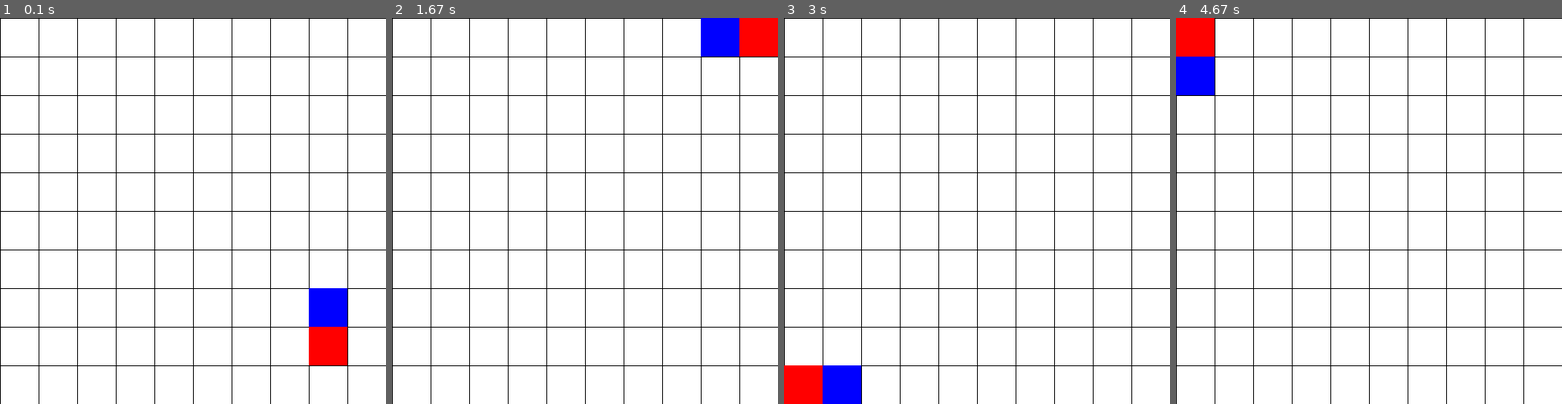
Above: before the commit, frames 1-4 (left to right).
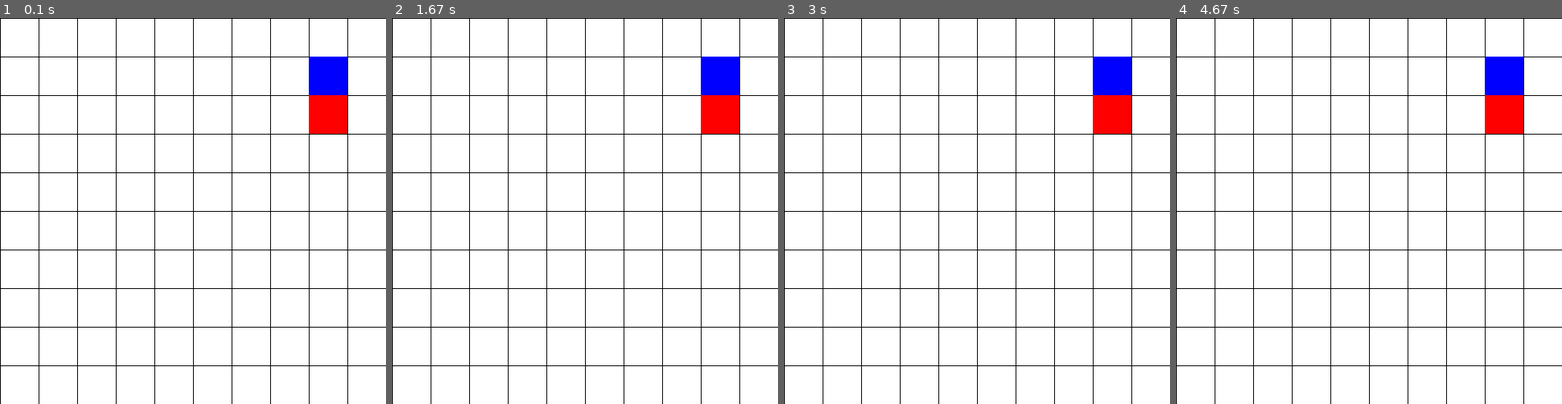
Above: after the commit, the same moments.

Repository: kobili/pygame-snake
Game: pygame game, started from main.py
Same seed, same stepped clock (60 frames per second), same inputs: the game is played once before the commit and once after it.
Inputs:
- Up to frame 1 (0.1 s): no input
- Up to frame 2 (1.67 s): tap A at 0.33 s; hold W 0.67-1.13 s; hold Right 0.67-1.13 s; hold Right 1.17-1.63 s
- Up to frame 3 (3 s): tap S at 2.5 s; hold Left from 2.83 s (still down)
- Up to frame 4 (4.67 s): release Left at 3.37 s; tap D at 3.73 s; hold Left 4.07-4.47 s; hold Up from 4.5 s (still down)

The runs differ from the first frame. In frame 1, 4.0% of the frame differs, in the area x 80-90%, y 10-90%; in frame 2, 4.0%; in frame 3, 4.0%; in frame 4, 4.0%.

Commit message:
Redo snake classes

Diff:
--- a/main.py
+++ b/main.py
@@ -19,7 +19,7 @@
 
 SNAKE_START = (WINDOW_WIDTH - 2 * GRID_SQUARE_SIZE, 2 * GRID_SQUARE_SIZE)
 
-snake_object = snake.Snake(SNAKE_START[0], SNAKE_START[1], GRID_SQUARE_SIZE, snake.Direction.DOWN, WINDOW_WIDTH - GRID_SQUARE_SIZE, WINDOW_HEIGHT - GRID_SQUARE_SIZE)
+snake_object = snake.Snake(SNAKE_START[0], SNAKE_START[1], snake.Direction.DOWN, WINDOW_WIDTH - GRID_SQUARE_SIZE, WINDOW_HEIGHT - GRID_SQUARE_SIZE, GRID_SQUARE_SIZE)
 
 WINDOW = pygame.display.set_mode((WINDOW_WIDTH, WINDOW_HEIGHT))
 pygame.display.set_caption('My Game!')
@@ -39,7 +39,7 @@
         # Processing: Section will be built later
         pressed = pygame.key.get_pressed()
 
-        snake_object.update(pressed)
+        # snake_object.update(pressed)
 
         # Render elements of the game
         WINDOW.fill(BACKGROUND)
--- a/snake.py
+++ b/snake.py
@@ -1,102 +1,48 @@
 from __future__ import annotations
+from enum import Enum
 import pygame
-from pygame.locals import *
-from enum import Enum
 
-Direction = Enum('Direction', ['UP', 'DOWN', 'RIGHT', 'LEFT'])
+Direction = Enum('Direction', ['UP', 'DOWN', 'LEFT', 'RIGHT'])
 
 HEAD_COLOUR = (255, 0, 0)
-BODY_COLOUR = (0, 0, 255)
+TAIL_COLOUR = (0, 0, 255)
+
+class Snake:
+    def __init__(self, start_x: int, start_y: int, direction: Direction, max_x: int, max_y: int, segment_size: int):
+        self.direction = direction
+        self.max_x = max_x
+        self.max_y = max_y
+        self.segment_size = segment_size
+
+        self.head = SnakeSegment(start_x, start_y, None, None)
+        self.tail = SnakeSegment(start_x, start_y - segment_size, self.head, None)
+        self.head.next = self.tail
+
+    def render(self, WINDOW: pygame.Surface):
+        current_segment = self.head
+        isHead = True
+        while not current_segment is None:
+            colour = TAIL_COLOUR
+
+            if isHead:
+                colour = HEAD_COLOUR
+                isHead = False
+
+            current_segment.render(WINDOW, colour, self.segment_size)
+            current_segment = current_segment.next
+
 
 class SnakeSegment:
-    def __init__(self, x: int, y: int, segment_size: int, colour: tuple, direction: Direction, prev: SnakeSegment | None, next: SnakeSegment | None):
+    def __init__(self, x: int, y: int, prev: SnakeSegment | None, next: SnakeSegment | None):
         self.x = x
         self.y = y
-        self.segment_size = segment_size
-        self.colour = colour
-        self.direction = direction
+        self.last_x = x
+        self.last_y = y
+
         self.prev = prev
         self.next = next
 
-    def update(self, direction: Direction, max_x: int, max_y: int):
-        self.direction = direction
+    def render(self, WINDOW: pygame.Surface, colour: tuple, segment_size: int):
+        square = pygame.Rect(self.x, self.y, segment_size, segment_size)
 
-        new_x = self.x
-        new_y = self.y
-
-        if direction == Direction.UP:
-            new_y = clamp(self.y - self.segment_size, 0, max_y)
-        elif direction == Direction.DOWN:
-            new_y = clamp(self.y + self.segment_size, 0, max_y)
-        elif direction == Direction.RIGHT:
-            new_x = clamp(self.x + self.segment_size, 0, max_x)
-        elif direction == Direction.LEFT:
-            new_x = clamp(self.x - self.segment_size, 0, max_x)
-
-        if (not self.prev is None):
-            if (new_x == self.prev.x and new_y == self.prev.y):
-                # do nothing so segments don't overlap
-                return
-
-        self.x = new_x
-        self.y = new_y
-
-
-    def render(self, WINDOW):
-        rectangle = pygame.Rect(self.x, self.y, self.segment_size, self.segment_size)
-        pygame.draw.rect(WINDOW, self.colour, rectangle)
-
-class Snake:
-    def __init__(self, head_x: int, head_y: int, segment_size: int, head_direction: Direction, max_x: int, max_y: int):
-        self.head_x = head_x
-        self.head_y = head_y
-        self.head_direction = head_direction
-        self.segment_size = segment_size
-
-        self.max_x = max_x
-        self.max_y = max_y
-
-        # initialize head segment and one body segment
-        self.head_segment = SnakeSegment(head_x, head_y, segment_size, HEAD_COLOUR, Direction.DOWN, None, None)
-        self.tail_segment = SnakeSegment(head_x, head_y - segment_size, segment_size, BODY_COLOUR, Direction.DOWN, self.head_segment, None)
-        self.head_segment.next = self.tail_segment
-
-
-    def update(self, pressed):
-        previous_segment_direction = self.head_direction
-        # update direction based on user input
-        if (pressed[K_RIGHT] or pressed[K_d]):
-            self.head_direction = Direction.RIGHT
-        if (pressed[K_LEFT] or pressed[K_a]):
-            self.head_direction = Direction.LEFT
-        if (pressed[K_UP] or pressed[K_w]):
-            self.head_direction = Direction.UP
-        if (pressed[K_DOWN] or pressed[K_s]):
-            self.head_direction = Direction.DOWN
-
-        # Update the head position first
-        self.head_segment.update(self.head_direction, self.max_x, self.max_y)
-
-        current_segment = self.head_segment.next
-        while (not current_segment is None):
-            current_segment_direction = current_segment.direction
-            current_segment.update(previous_segment_direction, self.max_x, self.max_y)
-            current_segment = current_segment.next
-            previous_segment_direction = current_segment_direction
-
-
-    def render(self, WINDOW: pygame.Surface):
-        current_segment = self.head_segment
-        while (not current_segment is None):
-            current_segment.render(WINDOW)
-            current_segment = current_segment.next
-
-
-
-
-def clamp(x: int, min: int, max: int) -> int:
-    if x < min:
-        x = min
-    elif x > max:
-        x = max
-    return x
+        pygame.draw.rect(WINDOW, colour, square)
